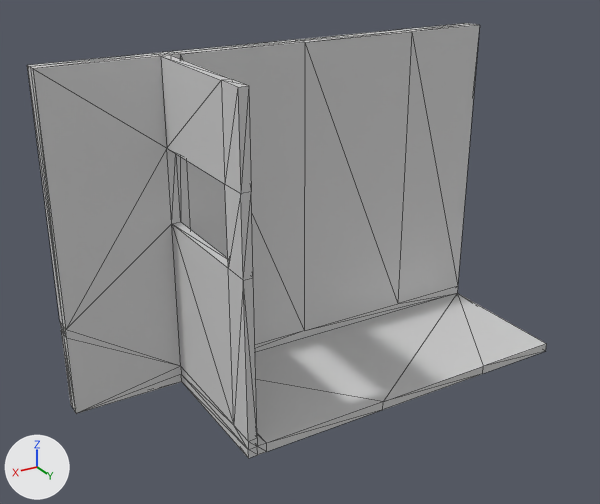
Renders of the COLLADA model dae/guy-one-studio/studio.dae from each side of a commit.
Camera for both pictures: a 50 mm lens placed at (22.9, 32.1, 17.0), pointed at (2.7, -1.7, 0.1). The axes (+X, +Y, +Z) are drawn at lower left. The lights are the same throughout. Mesh edges are drawn as thin lines. Where no turn or scale is listed for an object, it has been applied to the vertices.

Before the edit, the objects in view are built like this:
```python
me_shell_geo = bpy.data.meshes.new('shell_geo')
me_shell_geo.from_pydata(...)  # 104 vertices, 208 faces; spans x -12.0..14.0, y -1.0..8.0, z -10.0..8.0
me_shell_geo.materials.append(mat_shell_material)  # light grey #d1d1d1
ob_shell = bpy.data.objects.new('shell', me_shell_geo)
ob_shell.location = (0.0, -5.58, 1.92)
```
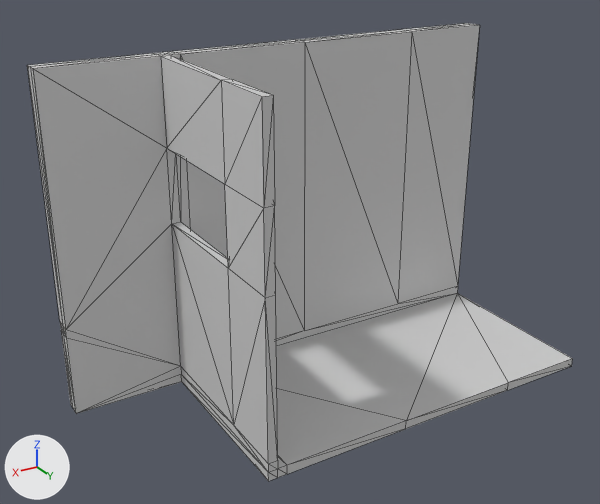
Boxes (x1, y1, x2, y2) around the edits, measured in the pictures (600 x 504 px; the box of a moved part takes in the faces that stretch with it):
'shell', reshaped: before (27, 23, 547, 458); after (27, 23, 573, 481)
part 1 of me_shell_geo, moved or reshaped: before (181, 79, 547, 458); after (181, 79, 573, 481)

The change, as a list of edits to the scene's bpy script:
```text
Change me_shell_geo:
    where me_shell_geo.from_pydata(...)  # 104 vertices, 208 faces; spans x -12.0..14.0, y -1.0..8.0, z -10.0..8.0
    used by ob_shell; location = (0.0, -5.58, 1.92)
    me_shell_geo part 1: all 20 vertices in x -12.0..8.0, y 8.0, z -10.0..8.0 are moved by (0.0, 2.0, 0.0)
```
